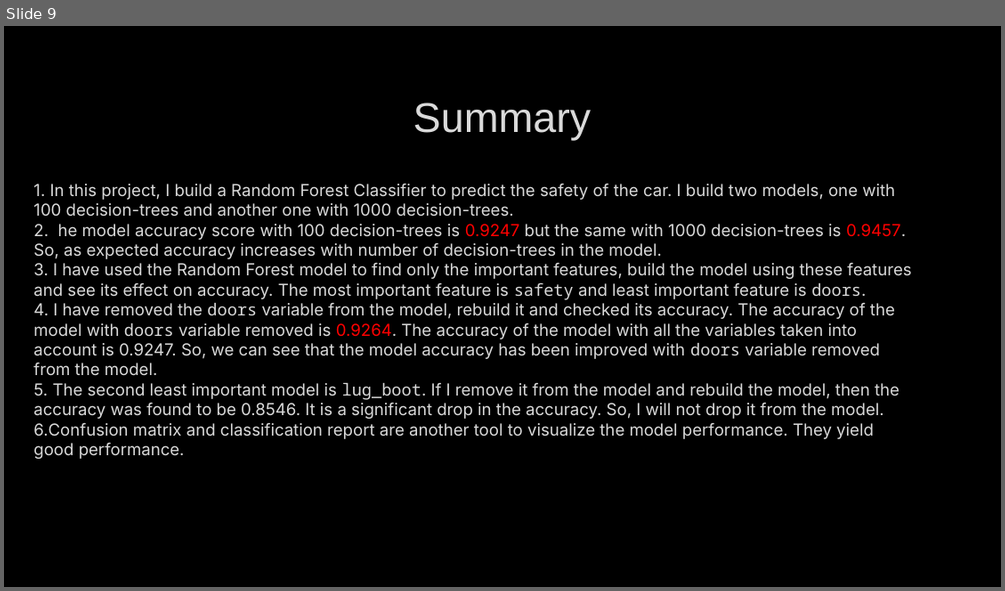
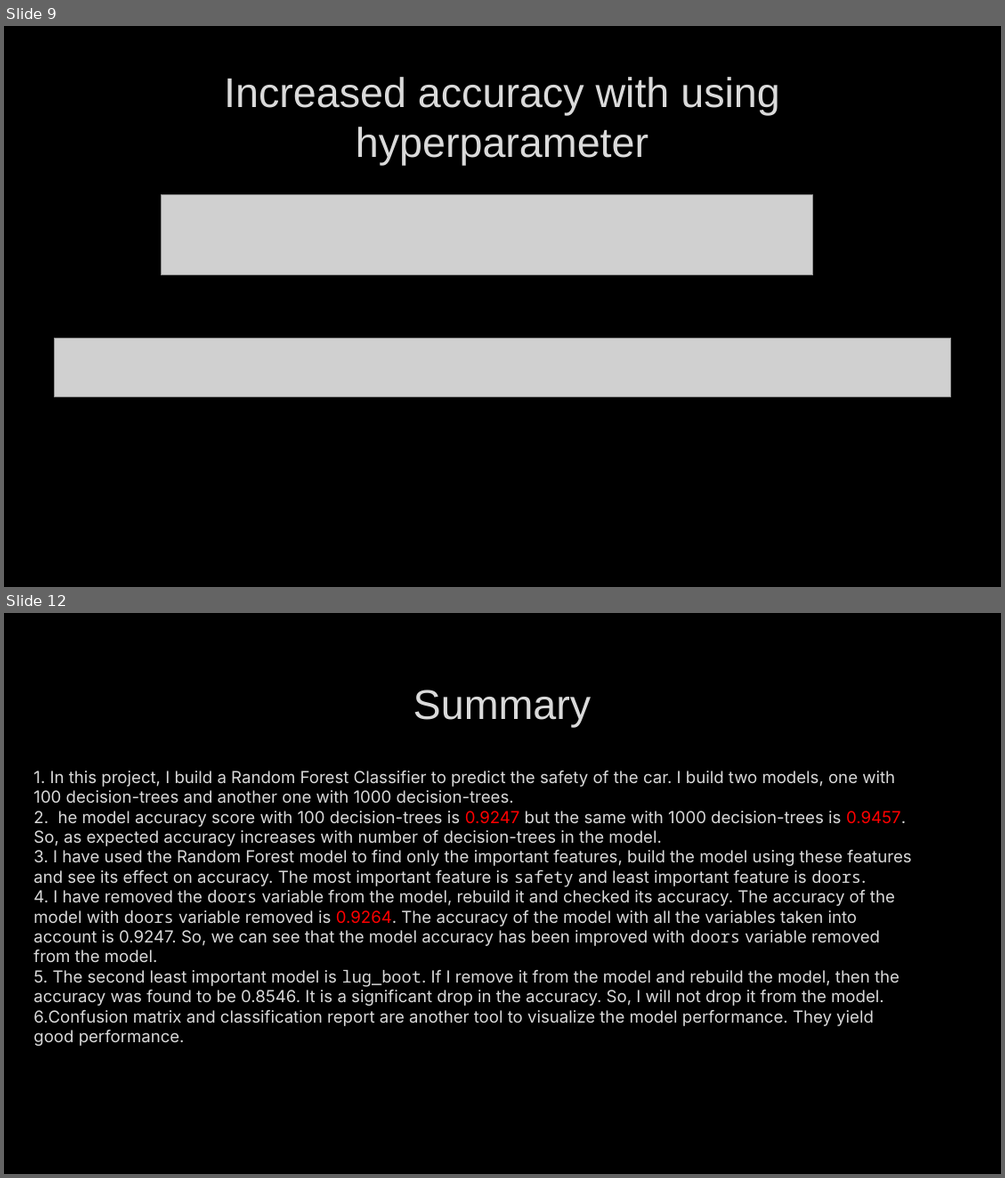
Before and after one commit to farshadmrd/random_forest, a slide deck: random_forest.pptx. Shown one above the other, each under a label of ours: slide 9 before the commit, slides 9 and 12 after it; the slides between them are not shown. The pictures are 1005x591 and 1005x1178 pixels, drawn with LibreOffice and Linux fonts; fonts in the diff are those of the drawing; grey boxes stand for pictures; background and template pictures are left out. Boxes give left, top, right and bottom in pixels: in the first picture for what was removed or moved away, otherwise in the second. Text is boxed around its words. In the diff, an @@ line names an element or a change of style, - is before the commit and + after.

Commit message:
hyper parameters

```diff
--- a/random_forest.pptx
+++ b/random_forest.pptx
@@ slide 9 added at bbox=[4, 26, 1001, 587], background picture (left out) @@
@@ title added at bbox=[224, 77, 780, 165], 40 pt, text #DADADA @@
+Increased accuracy with using hyperparameter
@@ picture added at bbox=[161, 195, 813, 275] @@
@@ picture added at bbox=[54, 338, 951, 397] @@
@@ what was slide 9 is now slide 12 @@
```
Also in this commit, not shown: 1 slide changed, 2 other slides added, 1 other file.
